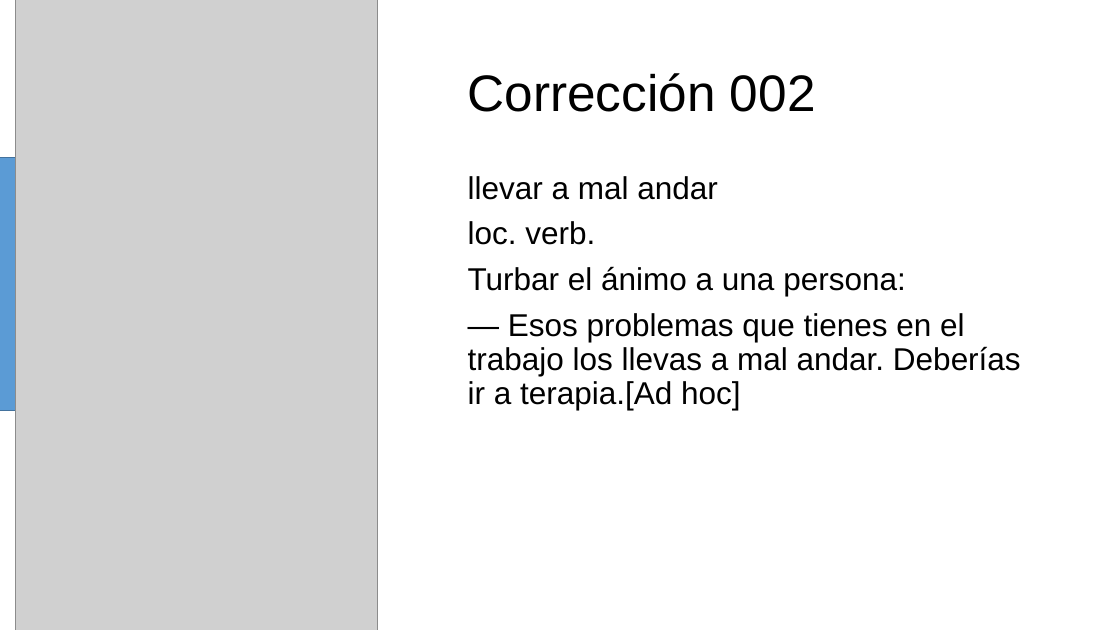
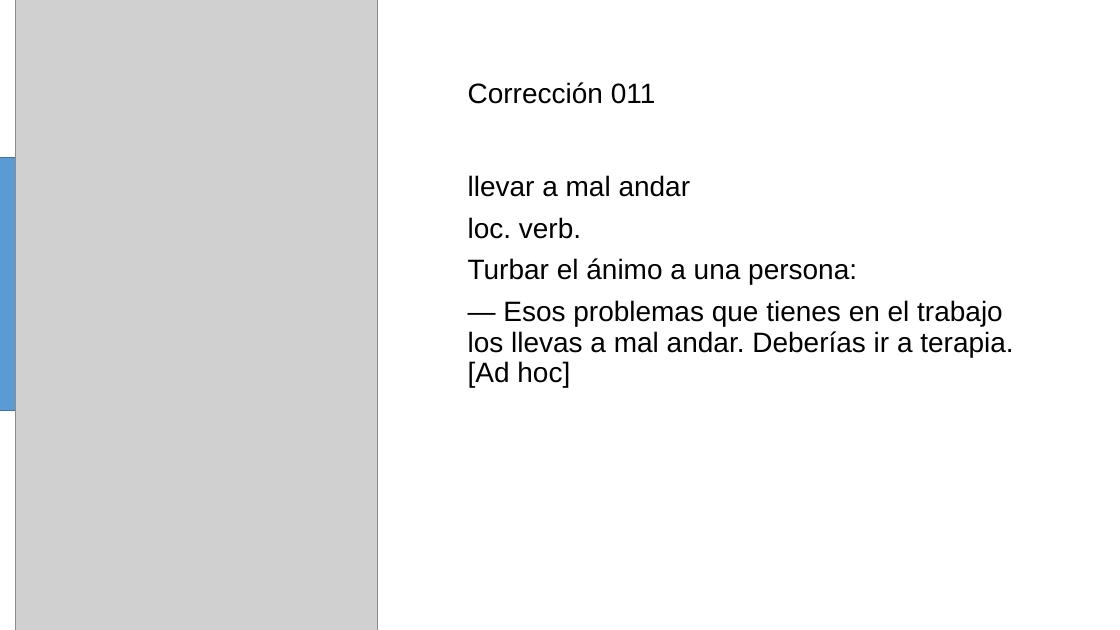
Before and after one commit to omarbramirez/ecuatorianismos, a slide deck: slide 11 of correcciones002.pptx. Drawn at 1120x630 pixels with LibreOffice and Linux fonts; fonts in the diff are those of the drawing; grey boxes stand for pictures. Boxes give left, top, right and bottom in pixels: in the first picture for what was removed or moved away, otherwise in the second. Text is boxed around its words. In the diff, an @@ line names an element or a change of style, - is before the commit and + after.

```diff
--- a/correcciones002.pptx
+++ b/correcciones002.pptx
@@ title at <box>468,82,656,104</box>: text changed; size 44 to 24 pt @@
-Corrección 002
+Corrección 011
@@ text "llevar a mal andar" at <box>468,175,1013,387</box>: size 27 to 24 pt @@
```
Also in this commit, not shown: 8 other slides changed, 8 slides added, 8 slides removed, 13 other files.
